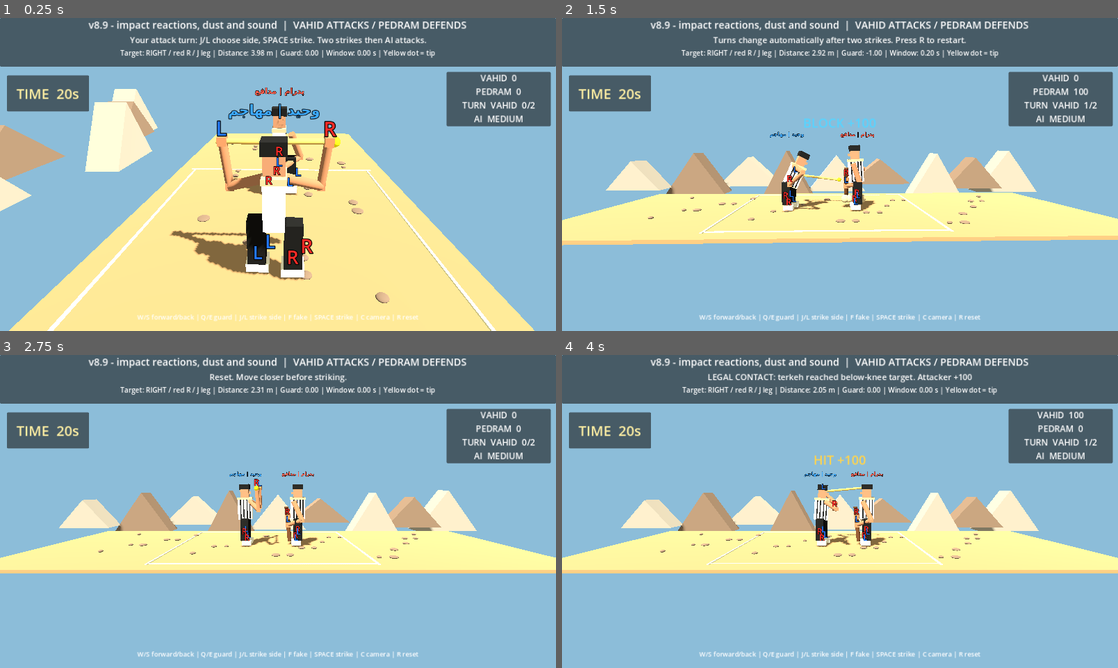
Above: before the commit, frames 1-4 (two rows, left to right).
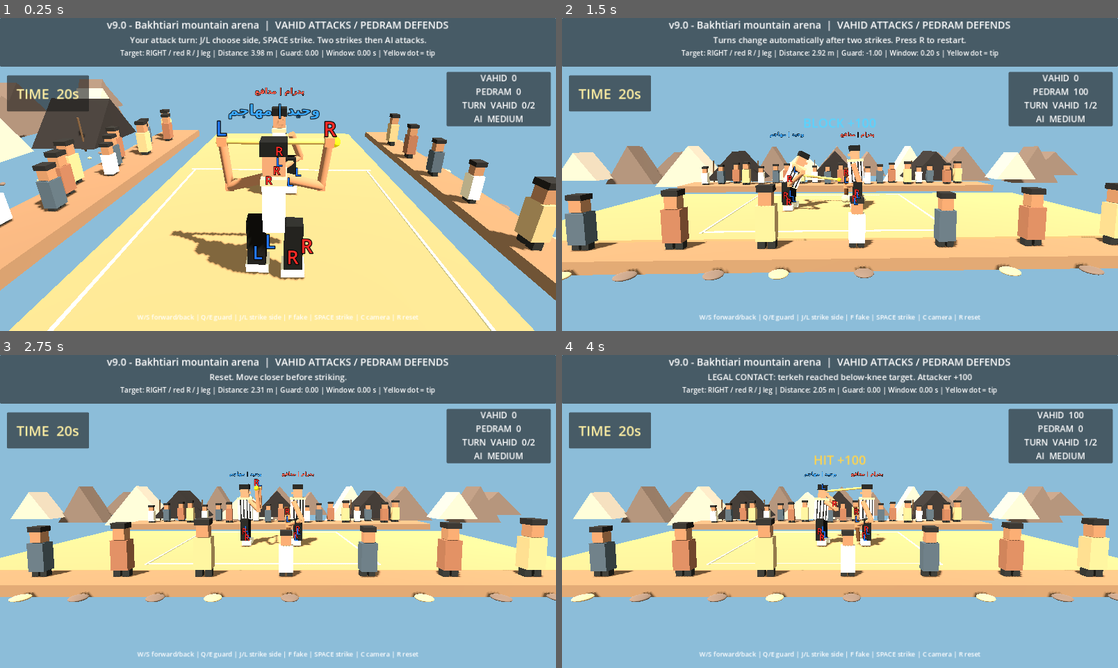
Above: after the commit, the same moments.

Repository: vahidainima-prog/tarke-darak-game
Game: Godot game, scene res://main.tscn
The game is run twice, just before and just after one commit, with the same random seed, the same clock (stepped at 60 frames per second) and the same inputs.
Inputs:
- Up to frame 1 (0.25 s): no input
- Up to frame 2 (1.5 s): tap Enter at 0.5 s; hold W 0.53-1.28 s; tap C at 0.6 s; tap Space at 0.77 s; hold S from 1.28 s (still down); tap Tab at 1.35 s
- Up to frame 3 (2.75 s): tap Space at 1.52 s; tap R at 2, 2.1 s; release S at 2.03 s; hold W from 2.03 s (still down)
- Up to frame 4 (4 s): tap J at 2.85 s; tap Space at 3.02, 3.77 s; release W at 3.53 s; hold S from 3.53 s (still down); tap L at 3.6 s

The runs differ from the first frame. In frame 1, 20% of the frame differs, in the area x 0-100%, y 0-92%; in frame 2, 24%, in the area x 0-100%, y 0-85%; in frame 3, 21%; in frame 4, 21%.

Commit message:
v9.0: add Zagros ridges, Bakhtiari tents, spectator crowd and arena terraces

Diff:
--- a/tarke_darak_godot_v2/main.gd
+++ b/tarke_darak_godot_v2/main.gd
@@ -2,7 +2,7 @@
 
 # Godot 4.x — visual mechanics test. Side camera looks along -Z.
 # Feint depth: negative Z is BEHIND the attacker; positive Z is IN FRONT.
-const BUILD_LABEL := "v8.9 - impact reactions, dust and sound"
+const BUILD_LABEL := "v9.0 - Bakhtiari mountain arena"
 const DEF_X := 1.55
 const STRIKES_PER_TURN := 2
 const STRIKE_TIME_LIMIT := 20.0
@@ -238,27 +238,75 @@
 	band.cast_shadow = GeometryInstance3D.SHADOW_CASTING_SETTING_OFF
 
 func add_scenery() -> void:
-	# Decorative landscape only; no collision and no change to strike physics.
-	var rock := material(Color(0.48, 0.39, 0.31))
-	var distant := material(Color(0.61, 0.57, 0.50))
-	for i in range(9):
+	# Low-poly Bakhtiari-inspired arena dressing. All objects are decorative:
+	# no colliders, no changes to the fight lanes, scoring or camera.
+	var mountain_near := material(Color(0.43, 0.35, 0.30))
+	var mountain_far := material(Color(0.66, 0.60, 0.53))
+	var sand := material(Color(0.73, 0.60, 0.43))
+	var tent_dark := material(Color(0.15, 0.13, 0.12))
+	var tent_stripe := material(Color(0.77, 0.69, 0.54))
+	for i in range(15):
 		var peak := MeshInstance3D.new()
-		peak.name = "Zagros mountain %d" % i
-		var mesh := PrismMesh.new()
-		mesh.size = Vector3(3.6 + float(i % 3) * 0.7, 2.0 + float((i * 3) % 5) * 0.34, 1.6)
-		peak.mesh = mesh
-		peak.material_override = distant if i % 2 == 0 else rock
-		peak.position = Vector3(-14.0 + float(i) * 3.5, 0.65, -8.5 - float(i % 3) * 1.5)
+		peak.name = "Zagros ridge %d" % i
+		var mountain := PrismMesh.new()
+		mountain.size = Vector3(4.0 + float(i % 4) * 0.9, 2.7 + float((i * 3) % 6) * 0.42, 2.3)
+		peak.mesh = mountain
+		peak.material_override = mountain_far if i % 3 == 0 else mountain_near
+		peak.position = Vector3(-25.0 + float(i) * 3.6, 0.75, -17.0 - float(i % 3) * 2.1)
 		add_child(peak)
-	for i in range(26):
+	# Distant ochre terrace frames the arena without hiding the chalk lines.
+	block(self, "Spectator terrace rear", Vector3(19.0, 0.36, 2.0), Vector3(0.0, 0.10, -6.0), Color(0.52, 0.38, 0.27))
+	block(self, "Spectator terrace front", Vector3(19.0, 0.28, 1.2), Vector3(0.0, 0.08, 5.5), Color(0.54, 0.40, 0.28))
+	# Black tents, pitched outside the arena at the rear.
+	for t in range(3):
+		var tent_x := -7.5 + float(t) * 7.4
+		var tent_z := -10.2 - float(t % 2) * 1.5
+		var roof := MeshInstance3D.new()
+		roof.name = "Bakhtiari black tent %d" % t
+		var roof_mesh := PrismMesh.new()
+		roof_mesh.size = Vector3(3.9, 2.1, 3.0)
+		roof.mesh = roof_mesh
+		roof.material_override = tent_dark
+		roof.position = Vector3(tent_x, 1.25, tent_z)
+		add_child(roof)
+		for stripe in range(3):
+			block(self, "Tent woven trim", Vector3(0.12, 0.10, 2.65), Vector3(tent_x - 1.25 + stripe * 1.25, 0.72, tent_z), Color(0.72, 0.60, 0.43))
+		for side in [-1.0, 1.0]:
+			var pole := rod(self, "Tent support", 0.045, Color(0.32, 0.23, 0.15))
+			place_rod(pole, Vector3(tent_x + side * 1.65, 0.0, tent_z + 0.85), Vector3(tent_x + side * 1.65, 1.6, tent_z + 0.85))
+	# A readable low-poly crowd, outside the chalk boundary.
+	var clothing := [
+		Color(0.88, 0.82, 0.69), Color(0.26, 0.30, 0.33),
+		Color(0.54, 0.34, 0.24), Color(0.71, 0.58, 0.39)
+	]
+	for i in range(28):
+		var rear := i < 20
+		var row_index := i if rear else i - 20
+		var x := -8.2 + float(row_index) * (0.84 if rear else 2.1)
+		var z := -5.8 - float(i % 3) * 0.36 if rear else 5.35
+		var height := 1.0 + float(i % 4) * 0.07
+		var crowd := Node3D.new()
+		crowd.name = "Spectator %02d" % i
+		crowd.position = Vector3(x, 0.0, z)
+		add_child(crowd)
+		block(crowd, "Woven clothing", Vector3(0.37, 0.67, 0.31), Vector3(0.0, 0.68, 0.0), clothing[i % clothing.size()])
+		block(crowd, "Head", Vector3(0.25, 0.29, 0.25), Vector3(0.0, 1.17, 0.0), Color(0.60, 0.41, 0.28))
+		block(crowd, "Cap", Vector3(0.31, 0.12, 0.30), Vector3(0.0, 1.34, 0.0), Color(0.13, 0.12, 0.11))
+		for leg in [-1.0, 1.0]:
+			block(crowd, "Trouser", Vector3(0.15, 0.40, 0.16), Vector3(leg * 0.10, 0.20, 0.0), Color(0.14, 0.14, 0.13))
+		crowd.scale = Vector3.ONE * height
+	# Small rocks and dry shrubs around, not inside, the active fight lane.
+	for i in range(44):
+		var x := -9.2 + float((i * 17) % 43) * 0.43
+		var z := -7.4 - float(i % 5) * 0.52 if i % 2 == 0 else 5.0 + float(i % 4) * 0.45
 		var stone := MeshInstance3D.new()
-		stone.name = "Ground pebble %d" % i
+		stone.name = "Arena edge pebble %d" % i
 		var pebble := SphereMesh.new()
-		pebble.radius = 0.09 + float(i % 4) * 0.025
-		pebble.height = 0.10
+		pebble.radius = 0.08 + float(i % 4) * 0.04
+		pebble.height = 0.11
 		stone.mesh = pebble
-		stone.material_override = rock
-		stone.position = Vector3(-7.5 + float((i * 17) % 29) * 0.53, 0.015, -2.6 + float((i * 11) % 17) * 0.32)
+		stone.material_override = sand if i % 3 == 0 else mountain_near
+		stone.position = Vector3(x, 0.02, z)
 		add_child(stone)
 
 func _ready() -> void:
